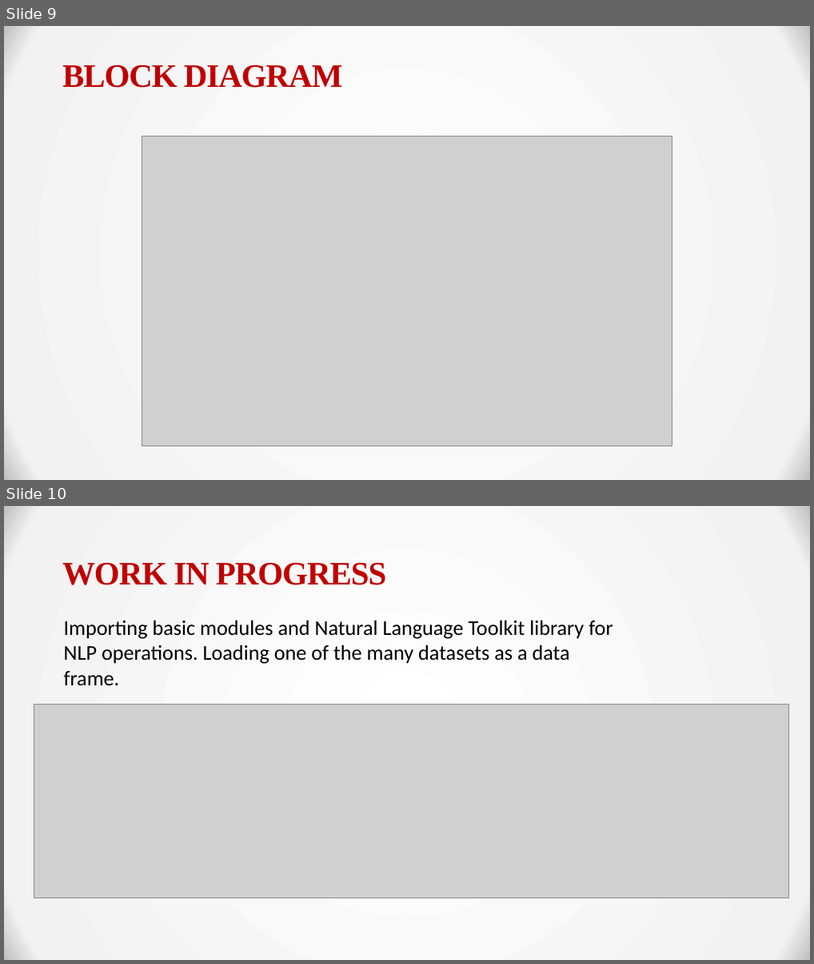
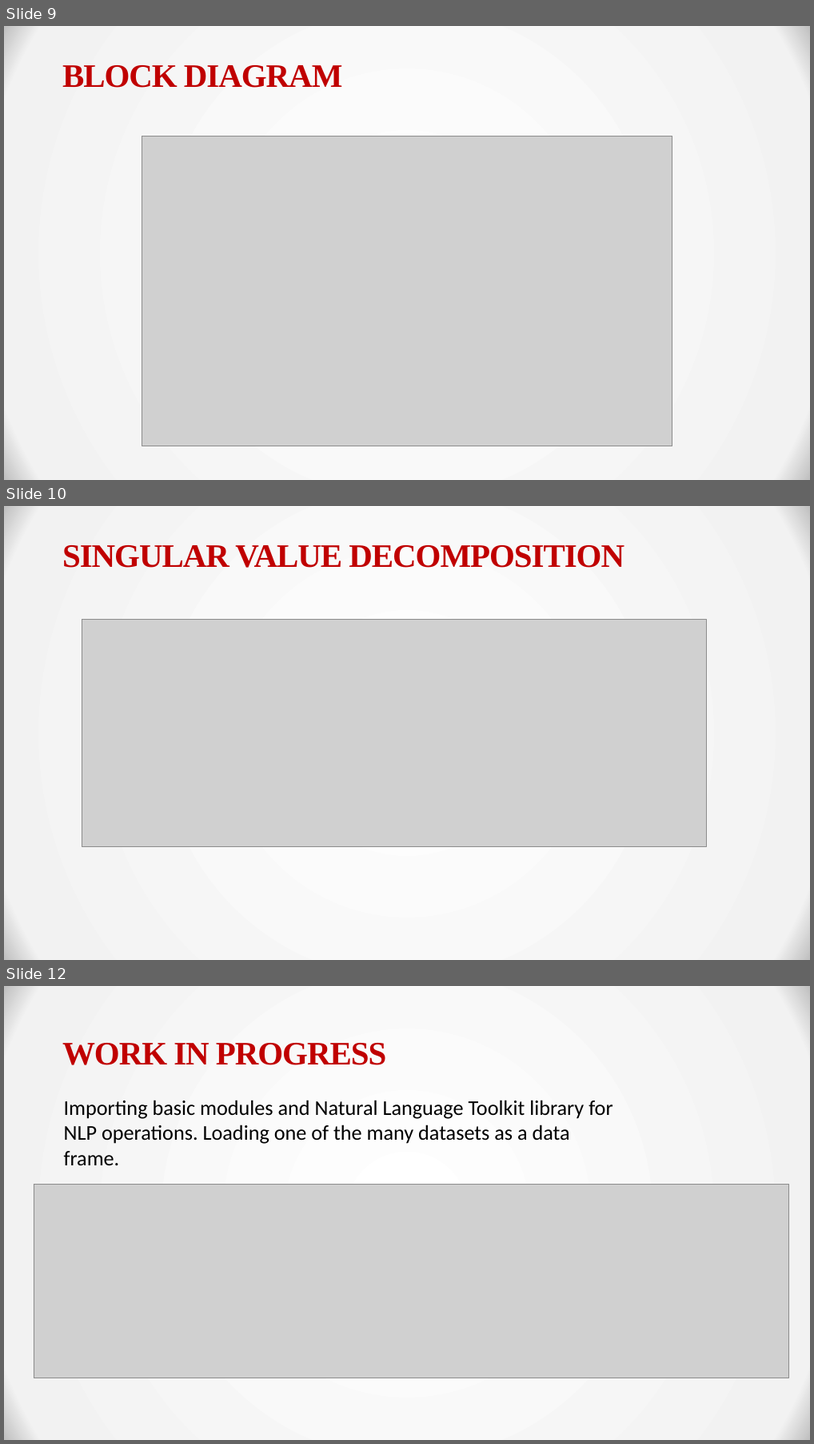
Before and after one commit to RV-Tech-Projects/AutomaticTextSummarization, a slide deck: presentations/Phase2_ppt.pptx. Shown one above the other, each under a label of ours: slides 9 and 10 before the commit, slides 9, 10 and 12 after it; the slides between them are not shown. The pictures are 814x964 and 814x1444 pixels, drawn with LibreOffice and Linux fonts; fonts in the diff are those of the drawing; grey boxes stand for pictures. Boxes give left, top, right and bottom in pixels: in the first picture for what was removed or moved away, otherwise in the second. Text is boxed around its words. In the diff, an @@ line names an element or a change of style, - is before the commit and + after.

```diff
--- a/presentations/Phase2_ppt.pptx
+++ b/presentations/Phase2_ppt.pptx
@@ slide 10 added at (4,506,810,960), background gradient #FFFFFF to #F2F2F2 to #BFBFBF @@
@@ title added at (62,545,625,568), 39 pt, text #C00000, bold @@
+SINGULAR VALUE DECOMPOSITION
@@ picture added at (82,619,707,847) @@
@@ what was slide 10 is now slide 12 @@
```
Also in this commit, not shown: 1 other slide added.
